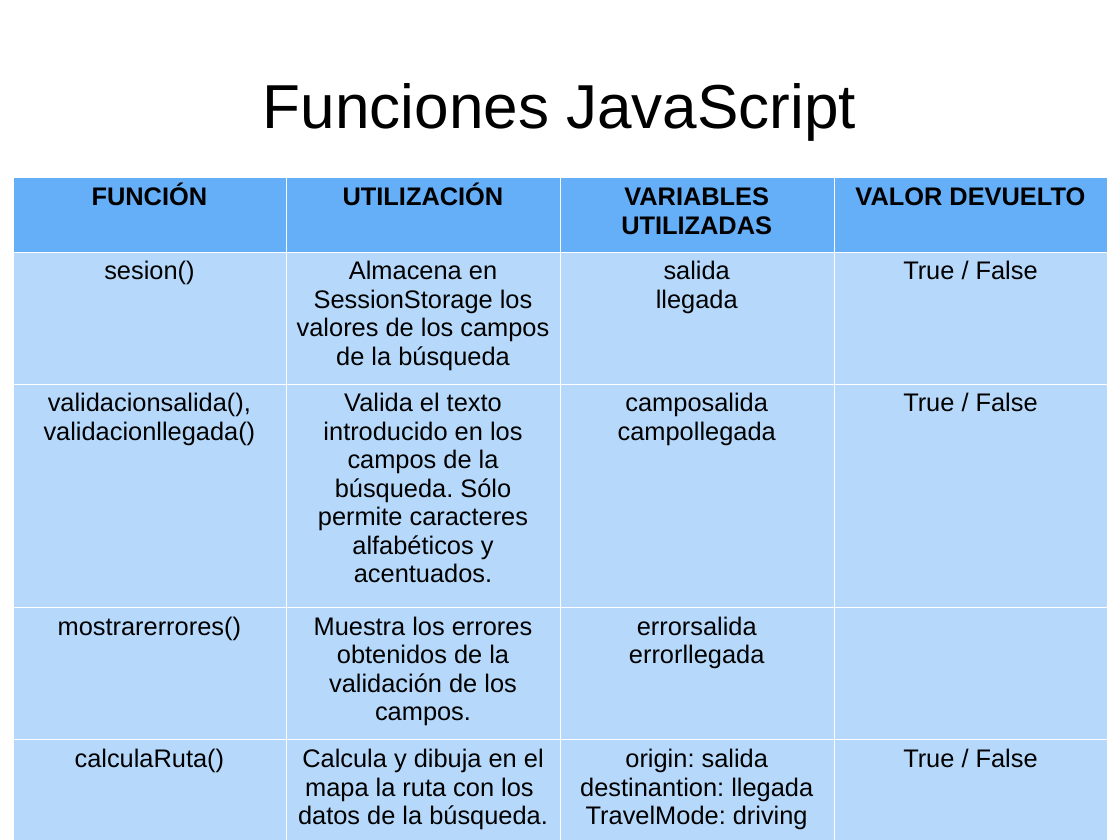
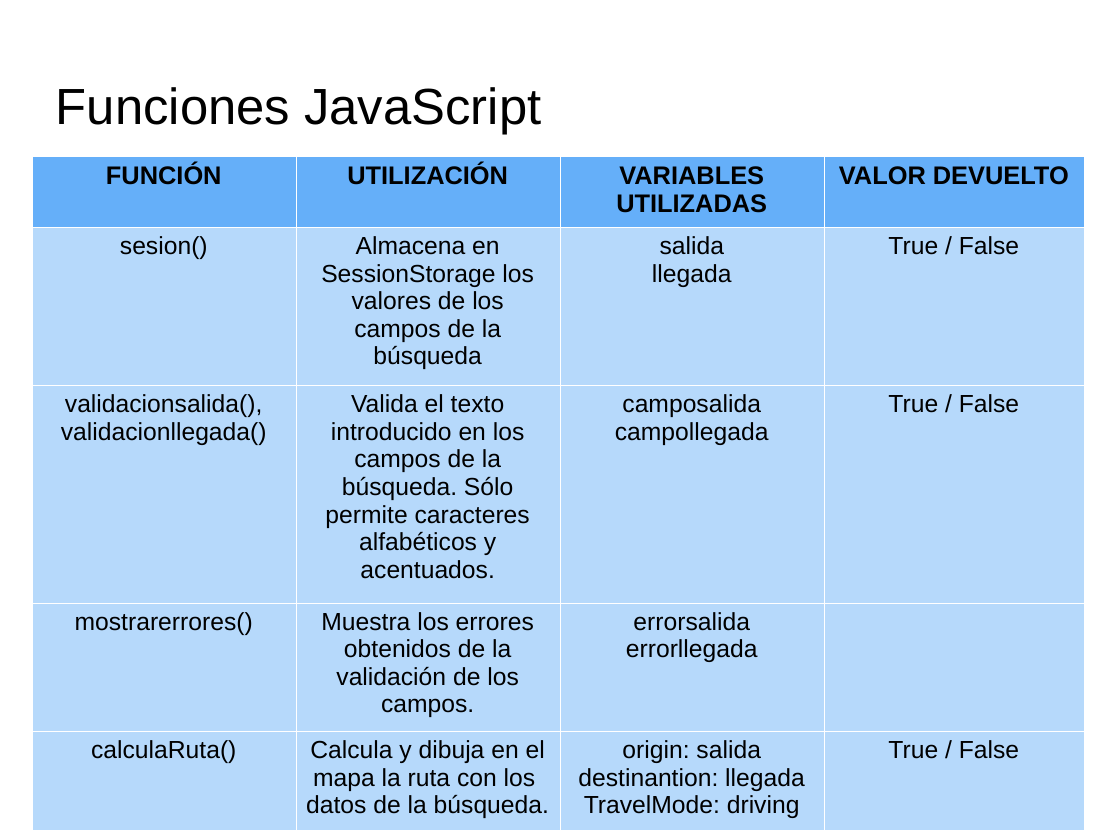
Before and after one commit to PatriiML11/ProyectoWeb, a slide deck: slide 20 of doc/Documentos/Presentacion.odp (slide 19 before the commit). Drawn at 1120x840 pixels with LibreOffice and Linux fonts; fonts in the diff are those of the drawing; background and template pictures are left out. Boxes give left, top, right and bottom in pixels: in the first picture for what was removed or moved away, otherwise in the second. Text is boxed around its words. In the diff, an @@ line names an element or a change of style, - is before the commit and + after.

```diff
--- a/doc/Documentos/Presentacion.odp
+++ b/doc/Documentos/Presentacion.odp
@@ title "Funciones JavaScript": place and size @@
-title "Funciones JavaScript" at bbox=[263, 83, 856, 139]
+title "Funciones JavaScript" at bbox=[56, 87, 541, 134]
@@ title "Funciones JavaScript" at bbox=[56, 87, 541, 134]: size 44 to 36 pt; alignment centre to left @@
@@ table at bbox=[32, 155, 1084, 822] @@
@@ size 18 to 17.5 pt @@
@@ table: place and size @@
-table at bbox=[12, 178, 1106, 834]
+table at bbox=[32, 155, 1084, 822]
```
Also in this commit, not shown: 20 other slides changed, 2 slides added, 41 other files.
